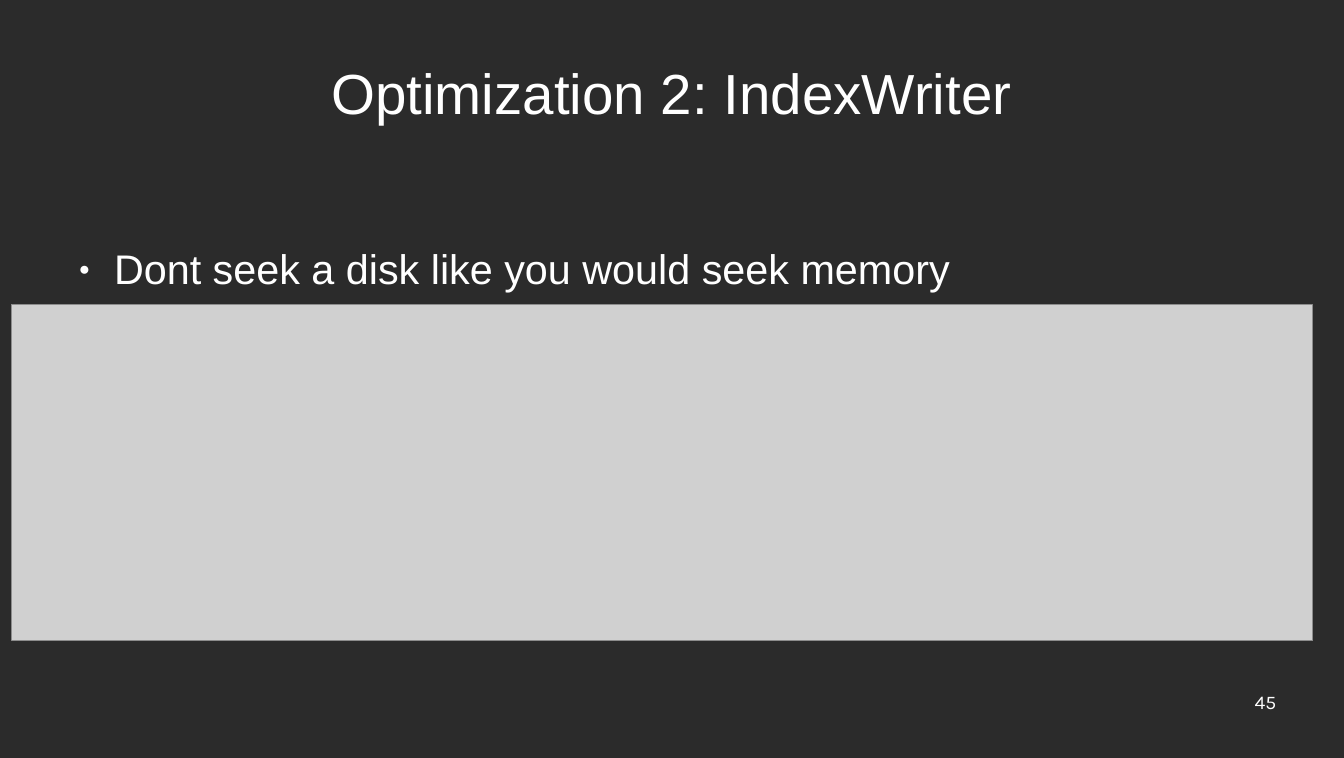
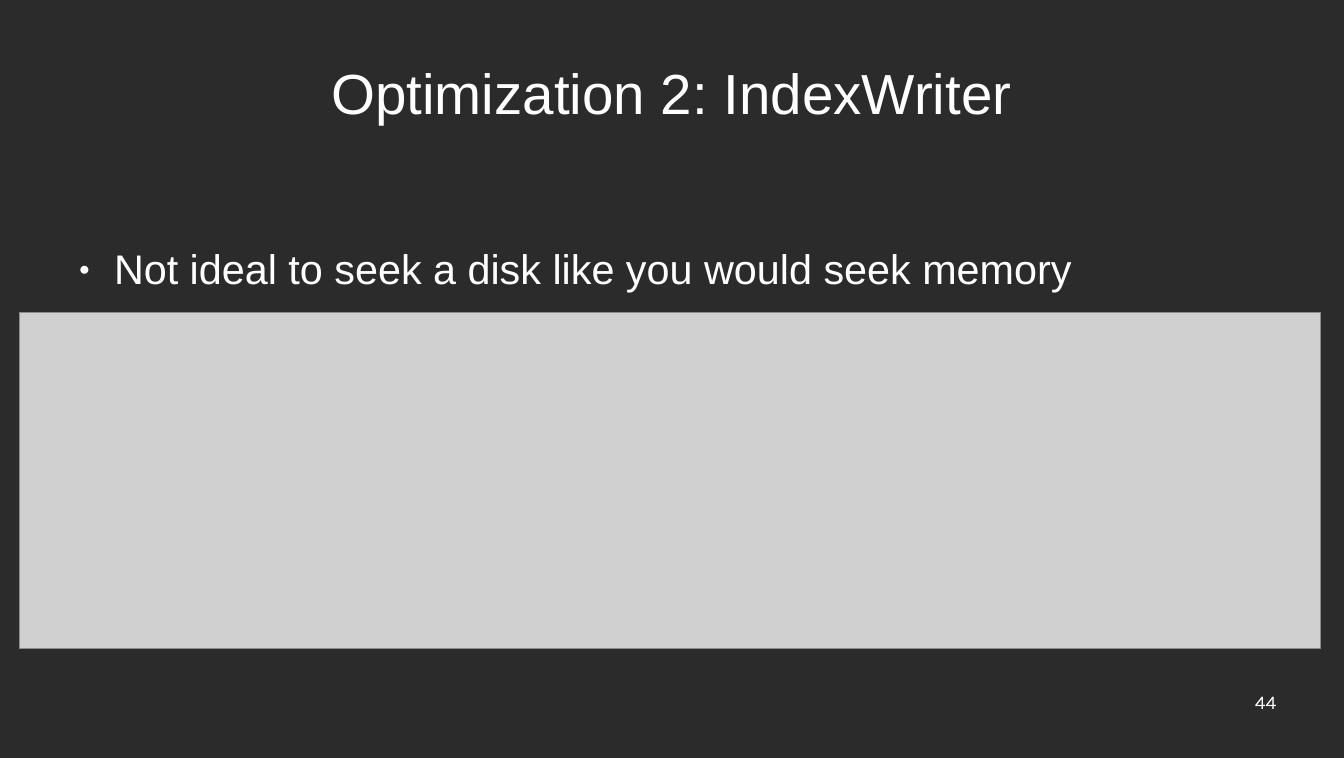
Before and after one commit to edwardcapriolo/nibiru, a slide deck: slide 44 of hexagons.ppt (slide 45 before the commit). Drawn at 1344x758 pixels with LibreOffice and Linux fonts; fonts in the diff are those of the drawing; grey boxes stand for pictures; background and template pictures are left out; a plain dark background stands for a picture behind light text. Boxes give left, top, right and bottom in pixels: in the first picture for what was removed or moved away, otherwise in the second. Text is boxed around its words. In the diff, an @@ line names an element or a change of style, - is before the commit and + after.

```diff
--- a/hexagons.ppt
+++ b/hexagons.ppt
@@ text at (114,254,1071,292): text changed @@
-● Dont seek a disk like you would seek memory
+● Not ideal to seek a disk like you would seek memory
@@ picture: place and size @@
-picture at (12,305,1313,641)
+picture at (20,313,1321,649)
@@ page number at (1255,696,1277,709): text changed @@
-45
+44
```
Also in this commit, not shown: 7 other slides changed, 1 slide added, 2 slides removed.
